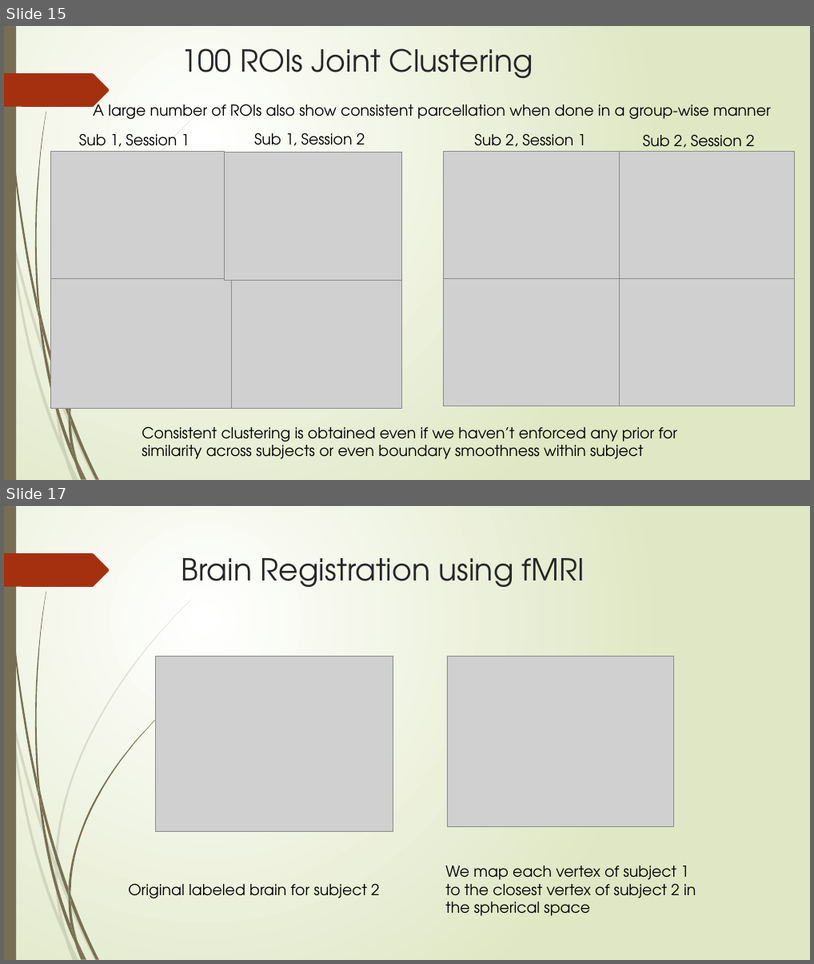
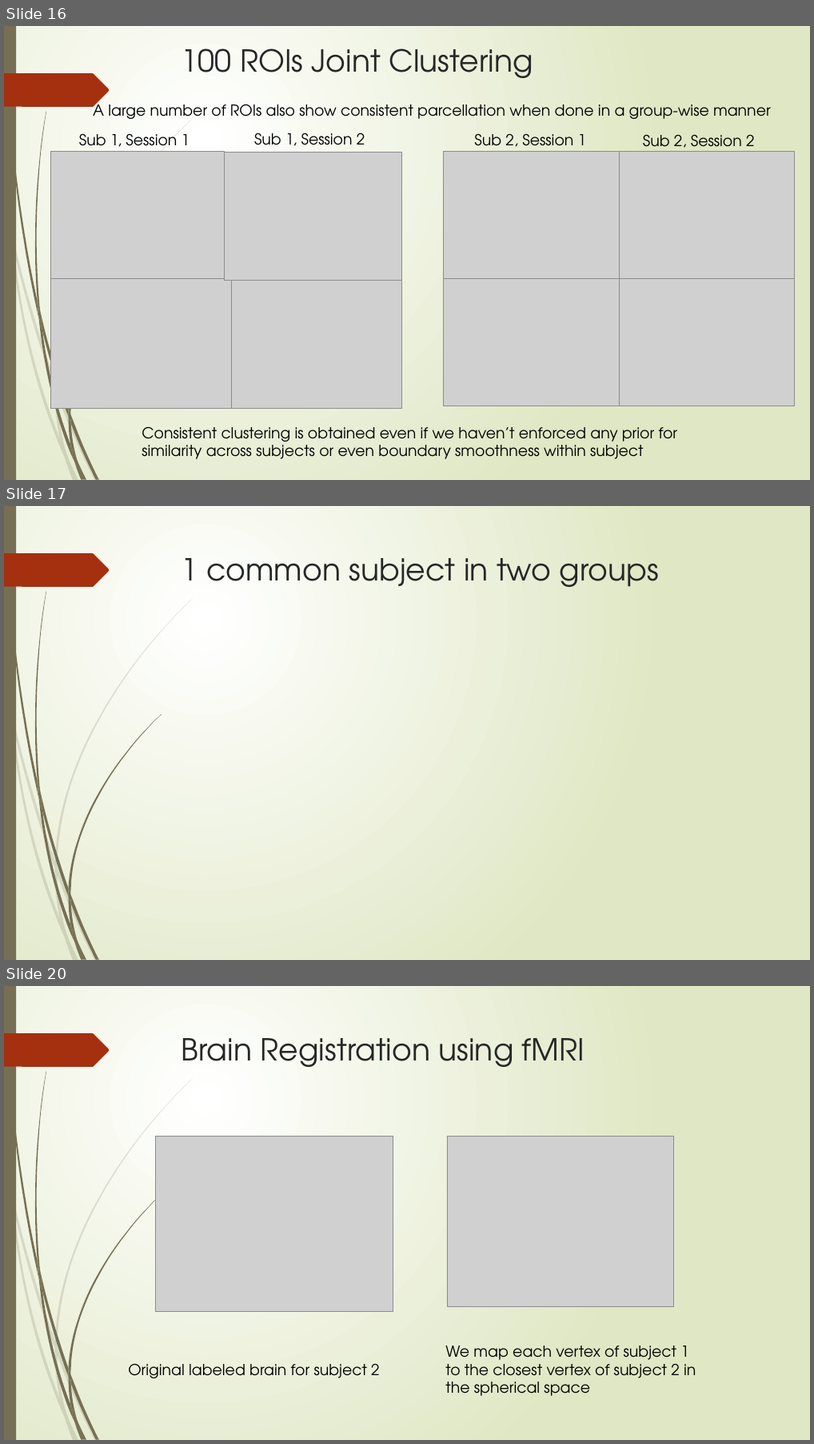
Before and after one commit to ajoshiusc/cortical_parcellation, a slide deck: docs/brain_sync.pptx. Shown one above the other, each under a label of ours: slides 15 and 17 before the commit, slides 16, 17 and 20 after it; the slides between them are not shown. The pictures are 814x964 and 814x1444 pixels, drawn with LibreOffice and Linux fonts; fonts in the diff are those of the drawing; grey boxes stand for pictures. Boxes give left, top, right and bottom in pixels: in the first picture for what was removed or moved away, otherwise in the second. Text is boxed around its words. In the diff, an @@ line names an element or a change of style, - is before the commit and + after.

```diff
--- a/docs/brain_sync.pptx
+++ b/docs/brain_sync.pptx
@@ slide 17 added at [4,506,810,960], background gradient #FFFFFF to #DFE8C4; not listed: 24 template elements that a slide beside it also shows @@
@@ title added at [182,558,659,587], 36 pt, text #262626 @@
+1 common subject in two groups
@@ what was slide 15 is now slide 16 @@
@@ what was slide 17 is now slide 20 @@
```
Also in this commit, not shown: 7 slides changed, 3 other slides added, 1 other file.
